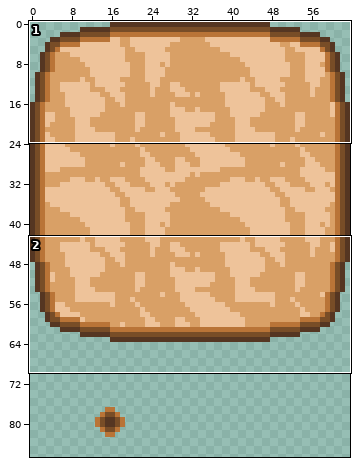
File history of a sprite sheet, src/main/resources/DesertTilesetCompact.png. The picture above shows the old version from afar; the outline marks the close-up.
Close-up. Before the commit:
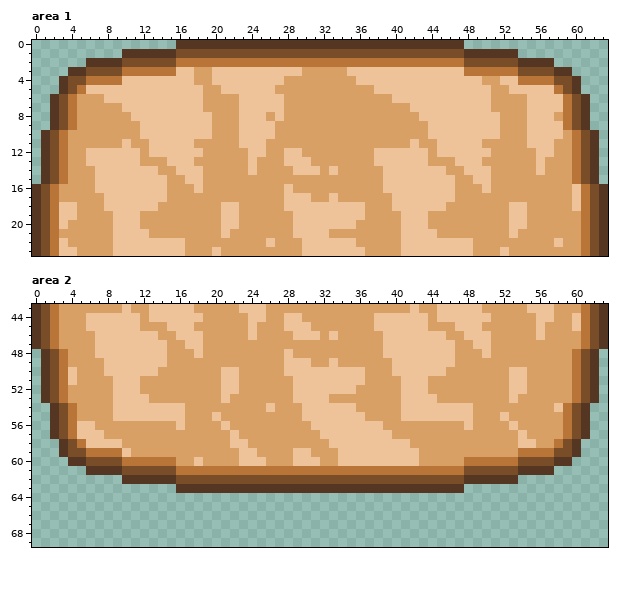
The file is 64x128 pixels. Shown: area 1: x 0..63, y 0..23; area 2: x 0..63, y 43..69. The wide view leaves out empty margins.
The same view after the edit:
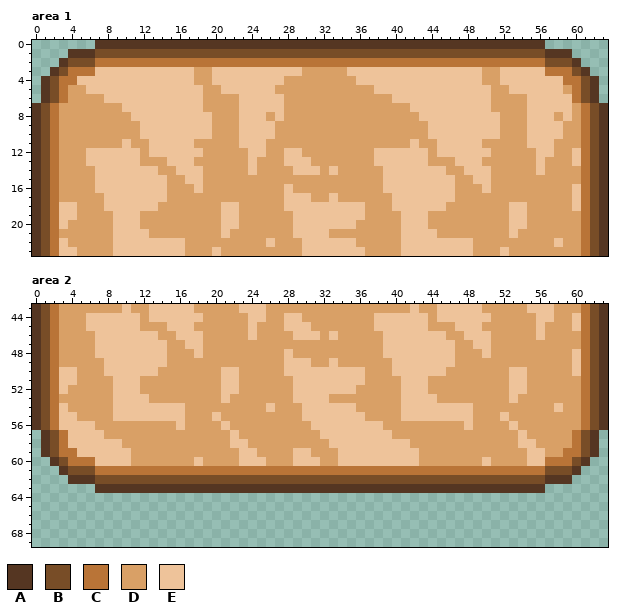
Palette (. is transparent): A #553622  B #784d27  C #b97437  D #d9a066  E #eec39a
Diff:
Area 1:
y 0: x 7..15 ......... -> AAAAAAAAA; x 48..56 ......... -> AAAAAAAAA
y 1: x 4..15 ......AAAAAA -> AAABBBBBBBBB; x 48..59 AAAAAA...... -> BBBBBBBBBAAA
y 2: x 3..15 ...AAAABBBBBB -> ABBBCCCCCCCCC; x 48..60 BBBBBBAAAA... -> CCCCCCCCCBBBA
y 3: x 2..15 ..AABBBBCCCCCC -> ABCCCEEEEEEEEE; x 48..61 CCCCCCBBBBAA.. -> EEDDEEEEECCCBA
y 4: x 1..9 ..ABBCCCC -> ABCCEEEEE; x 54..62 CCCCBBA.. -> EEEEECCBA
y 5: x 1..5 ..ABC -> ABCDD; x 58..62 CBA.. -> EDCBA
y 6: x 1..4 .ABC -> ABCD; x 59..62 CBA. -> ECBA
y 7..8: x 0..4 ..ABC -> ABCDD; x 59..63 CBA.. -> EDCBA
y 9: x 0..4 ..ABC -> ABCDD; x 59..63 CBA.. -> DDCBA
y 10..11: x 0..3 .ABC -> ABCD; x 60..63 CBA. -> DCBA
y 12..13: x 0..3 .ABC -> ABCD; x 60..63 CBA. -> ECBA
y 14..15: x 0..3 .ABC -> ABCD; x 60..63 CBA. -> DCBA
Area 2:
y 48..49: x 0..3 .ABC -> ABCD; x 60..63 CBA. -> ECBA
y 50: x 0..3 .ABC -> ABCE; x 60..63 CBA. -> ECBA
y 51..52: x 0..3 .ABC -> ABCE; x 60..63 CBA. -> DCBA
y 53: x 0..3 .ABC -> ABCD; x 60..63 CBA. -> DCBA
y 54: x 0..4 ..ABC -> ABCED; x 59..63 CBA.. -> DDCBA
y 55..56: x 0..4 ..ABC -> ABCEE; x 59..63 CBA.. -> DDCBA
y 57: x 1..4 .ABC -> ABCE; x 59..62 CBA. -> DCBA
y 58: x 1..5 ..ABC -> ABCEE; x 58..62 CBA.. -> DDCBA
y 59: x 1..9 ..ABBCCCC -> ABCCEEEEE; x 54..62 CCCCBBA.. -> DEEDDCCBA
y 60: x 2..15 ..AABBBBCCCCCC -> ABCCCEEEEDDDDD; x 48..61 CCCCCCBBBBAA.. -> DDEDDDDEECCCBA
y 61: x 3..15 ...AAAABBBBBB -> ABBBCCCCCCCCC; x 48..60 BBBBBBAAAA... -> CCCCCCCCCBBBA
y 62: x 4..15 ......AAAAAA -> AAABBBBBBBBB; x 48..59 AAAAAA...... -> BBBBBBBBBAAA
y 63: x 7..15 ......... -> AAAAAAAAA; x 48..56 ......... -> AAAAAAAAA
Boxes around the changes in both close-ups, in picture pixels (x1, y1, x2, y2):
changed: (32, 40, 176, 184)
changed: (464, 40, 608, 184)
changed: (32, 349, 176, 493)
changed: (464, 349, 608, 493)
